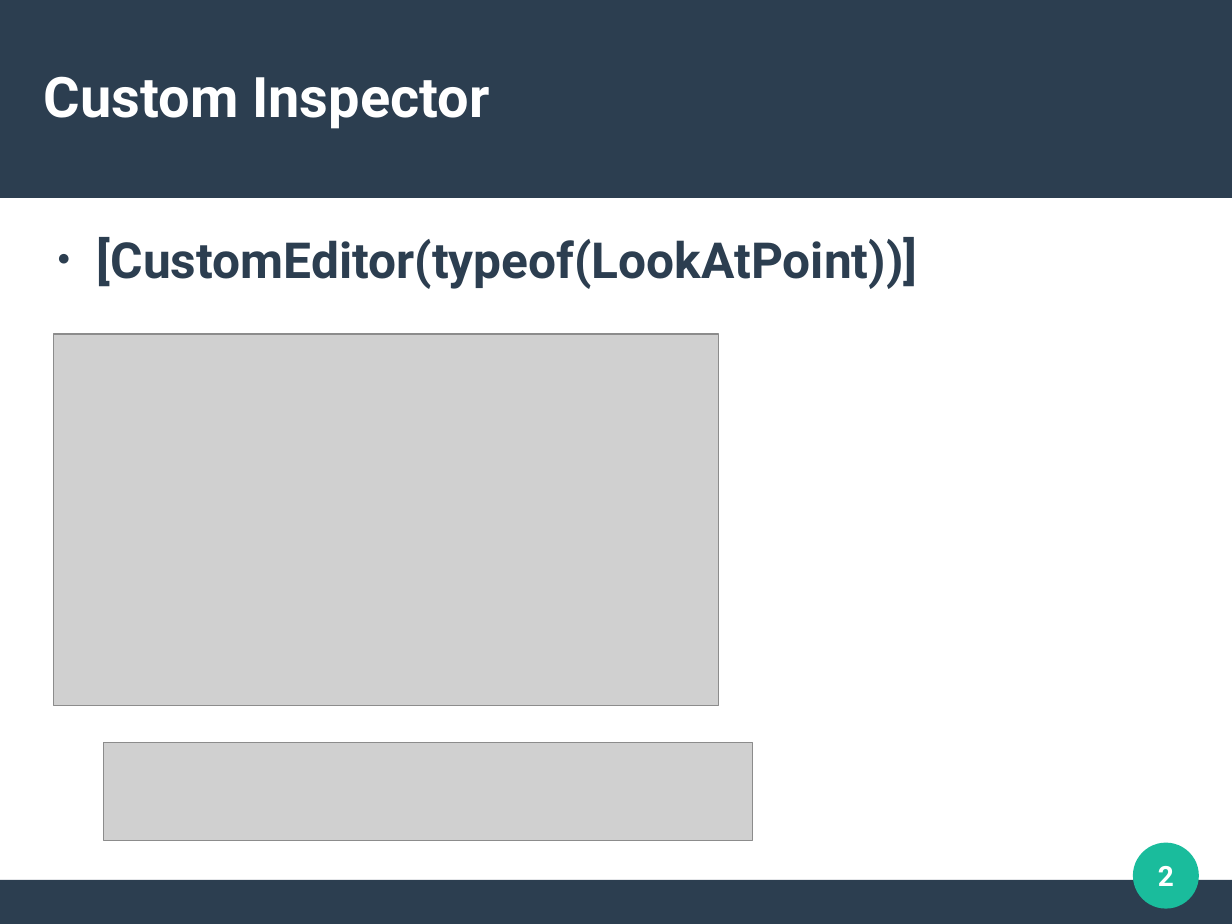
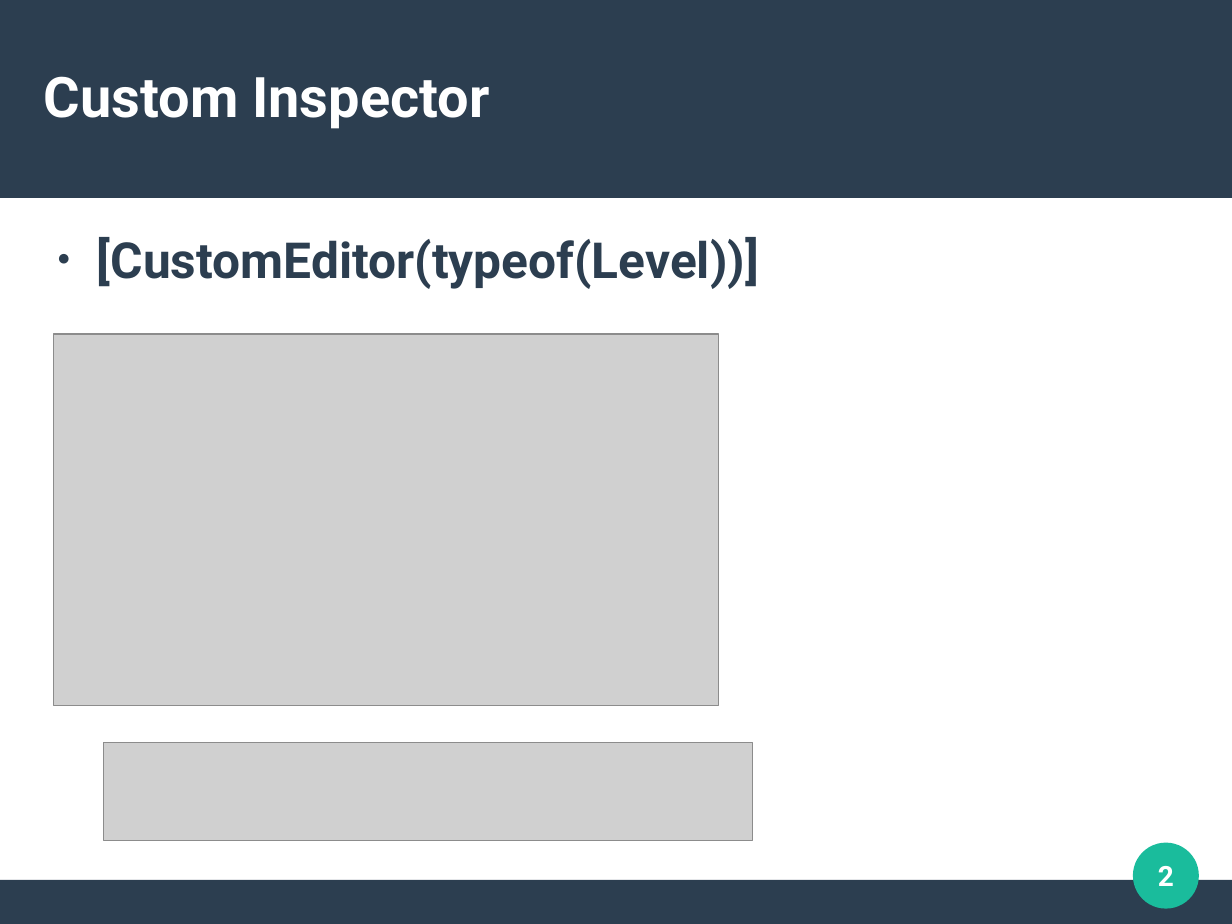
Before and after one commit to omid3098/InstituteUnityCourses, a slide deck: slide 2 of Advanced/Session 2/Slide/Advanced - Session 2 Slide.odp. Drawn at 1232x924 pixels with LibreOffice and Linux fonts; fonts in the diff are those of the drawing; grey boxes stand for pictures. Boxes give left, top, right and bottom in pixels: in the first picture for what was removed or moved away, otherwise in the second. Text is boxed around its words. In the diff, an @@ line names an element or a change of style, - is before the commit and + after.

```diff
--- a/Advanced/Session 2/Slide/Advanced - Session 2 Slide.odp
+++ b/Advanced/Session 2/Slide/Advanced - Session 2 Slide.odp
@@ text at [97,237,759,289]: text changed @@
-● [CustomEditor(typeof(LookAtPoint))]
+● [CustomEditor(typeof(Level))]
```
Also in this commit, not shown: 2 other files.
